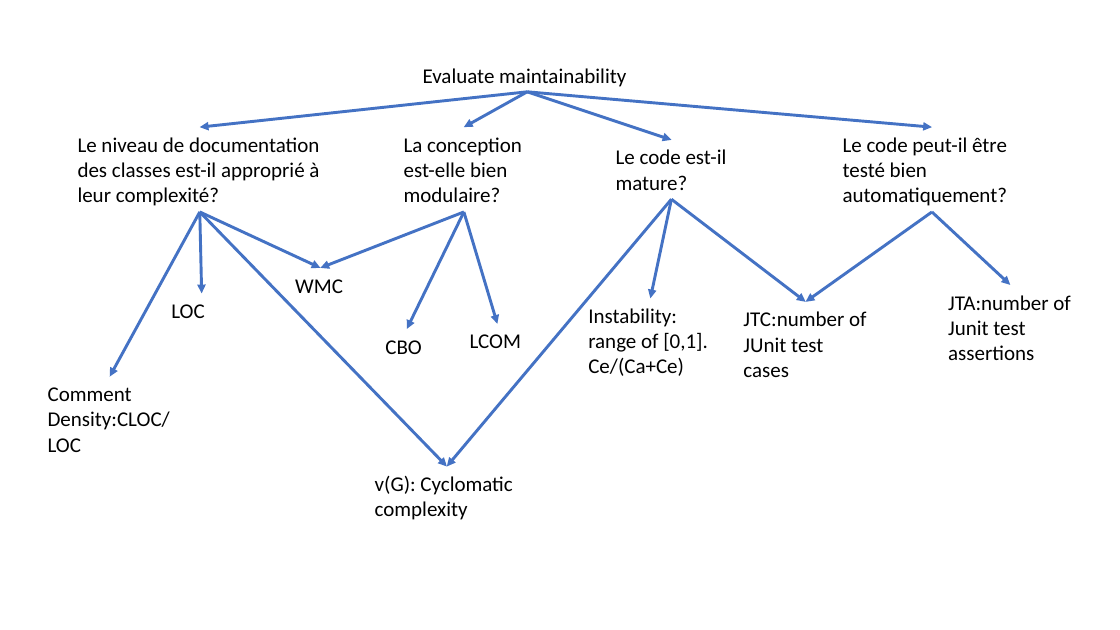
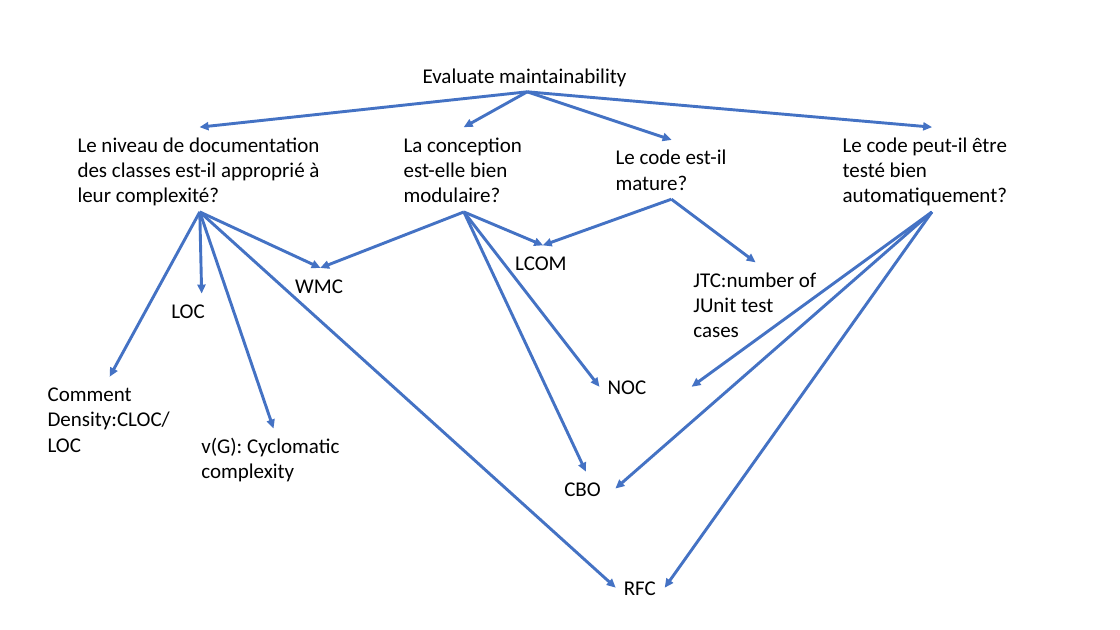
Before and after one commit to K-kiron/IFT3913, a slide deck: slide 1 of devoir2/WenhaoXU_20150702_ManpingLI_968527/GQM plan.pptx. Drawn at 1120x630 pixels with LibreOffice and Linux fonts; fonts in the diff are those of the drawing. Boxes give left, top, right and bottom in pixels: in the first picture for what was removed or moved away, otherwise in the second. Text is boxed around its words. In the diff, an @@ line names an element or a change of style, - is before the commit and + after.

Commit message:
update GQM plan manping's version

```diff
--- a/devoir2/WenhaoXU_20150702_ManpingLI_968527/GQM plan.pptx
+++ b/devoir2/WenhaoXU_20150702_ManpingLI_968527/GQM plan.pptx
@@ arrow moved from (671, 199) - (650, 298) to (671, 199) - (543, 245) @@
@@ arrow moved from (671, 199) - (806, 302) to (671, 199) - (755, 262) @@
@@ arrow moved from (200, 212) - (447, 466) to (200, 212) - (274, 429) @@
@@ arrow added from (200, 212) to (616, 587), #4472C4 2.5 pt @@
@@ arrow moved from (464, 212) - (497, 323) to (464, 212) - (543, 245) @@
@@ arrow moved from (464, 212) - (407, 329) to (464, 212) - (586, 471) @@
@@ arrow moved from (671, 199) - (447, 466) to (464, 212) - (600, 386) @@
@@ arrow added from (932, 212) to (616, 488), #4472C4 2.5 pt @@
@@ arrow added from (932, 212) to (665, 587), #4472C4 2.5 pt @@
@@ arrow moved from (932, 212) - (806, 302) to (932, 212) - (692, 386) @@
@@ arrow removed from (932, 212) to (1011, 285) @@
@@ text "LCOM": place and size @@
-text "LCOM" at box(470, 334, 521, 348)
+text "LCOM" at box(515, 256, 566, 270)
@@ text "JTC:number of JUnit test cases": place and size @@
-text "JTC:number of JUnit test cases" at box(743, 311, 866, 377)
+text "JTC:number of JUnit test cases" at box(693, 272, 816, 337)
@@ text removed at box(948, 295, 1070, 360) @@
-JTA:number of Junit test assertions
@@ text removed at box(588, 308, 708, 376) @@
-Instability: range of [0,1]. Ce/(Ca+Ce)
@@ text added at box(608, 380, 647, 394), 18 pt, text #000000 @@
+NOC
@@ text "v(G): Cyclomatic complexity": place and size @@
-text "v(G): Cyclomatic complexity" at box(375, 476, 512, 520)
+text "v(G): Cyclomatic complexity" at box(201, 438, 339, 482)
@@ text "CBO": place and size @@
-text "CBO" at box(385, 340, 421, 354)
+text "CBO" at box(564, 482, 600, 496)
@@ text added at box(624, 581, 656, 595), 18 pt, text #000000 @@
+RFC
```
